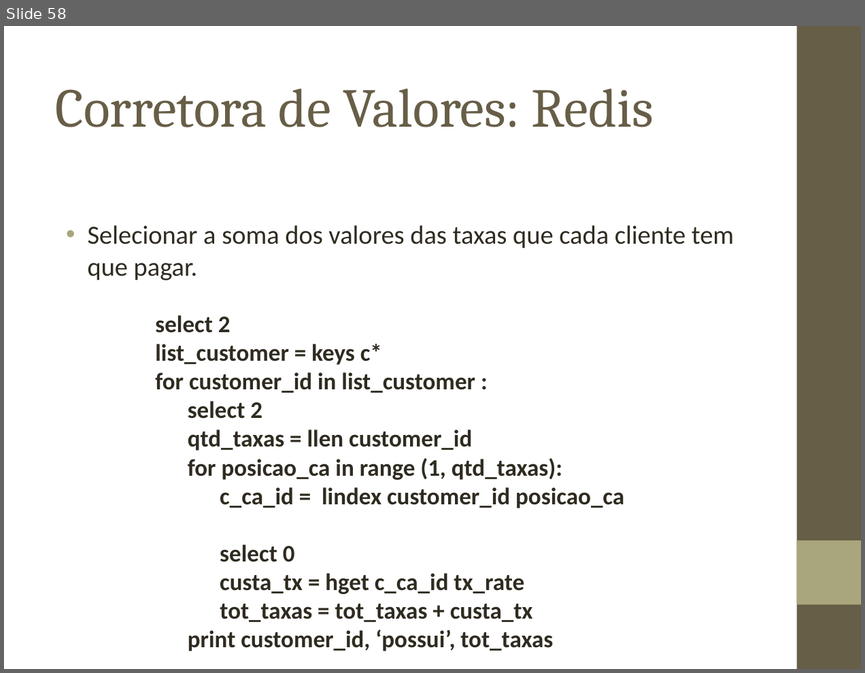
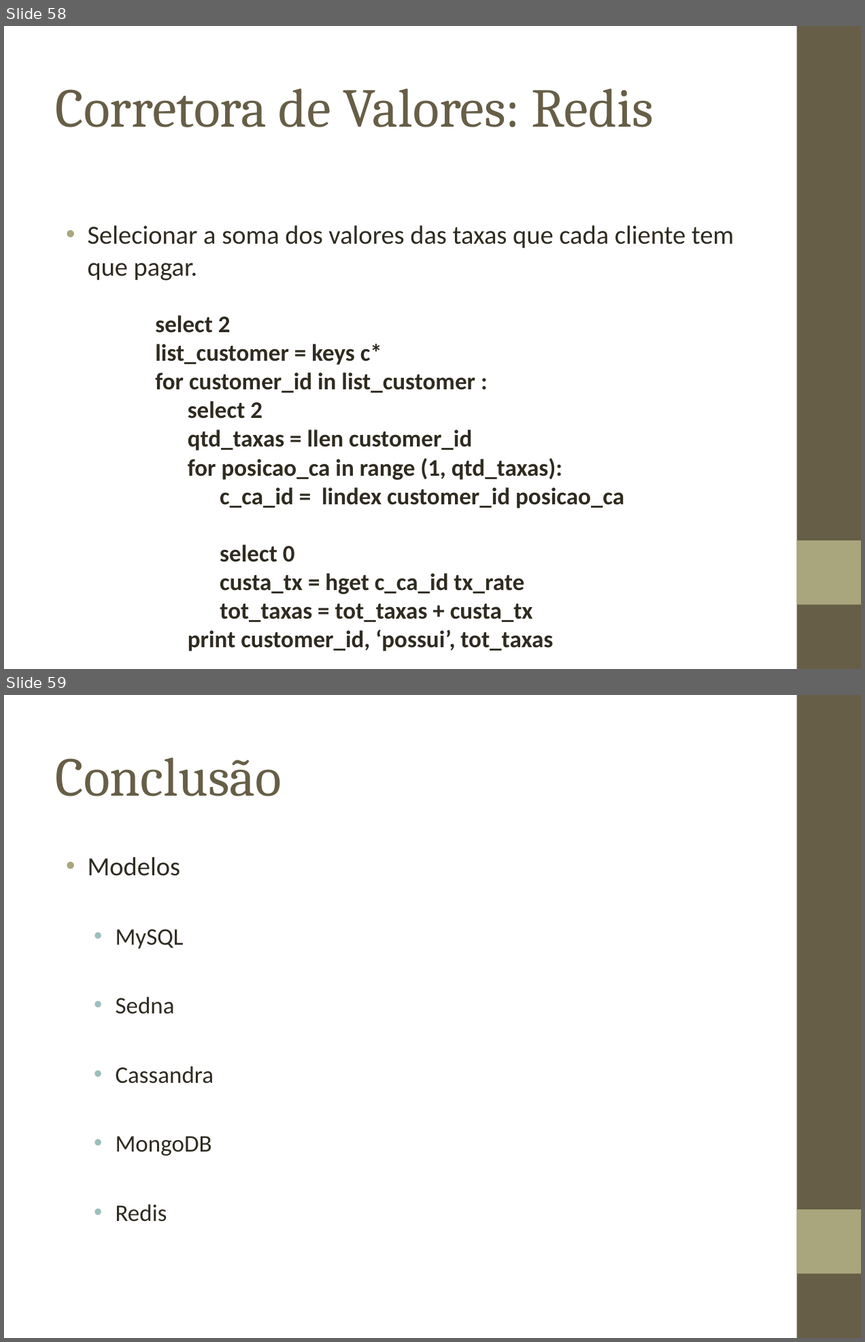
Before and after one commit to biacpaixao/Projeto_Final, a slide deck: apresentacao_projeto_final.ppt. Shown one above the other, each under a label of ours: slide 58 before the commit, slides 58 and 59 after it. The pictures are 865x673 and 865x1342 pixels, drawn with LibreOffice and Linux fonts; fonts in the diff are those of the drawing; background and template pictures are left out. Boxes give left, top, right and bottom in pixels: in the first picture for what was removed or moved away, otherwise in the second. Text is boxed around its words. In the diff, an @@ line names an element or a change of style, - is before the commit and + after.

```diff
--- a/apresentacao_projeto_final.ppt
+++ b/apresentacao_projeto_final.ppt
@@ slide 59 added at bbox=[4, 695, 861, 1338], background picture (left out); not listed: 2 template elements that a slide beside it also shows @@
@@ title added at bbox=[56, 758, 282, 796], 46 pt, text #675E47 @@
+Conclusão
@@ text added at bbox=[88, 857, 214, 1221], 20 pt, text #2F2B20 @@
+• Modelos
+  • MySQL
+  • Sedna
+  • Cassandra
+  • MongoDB
+  • Redis
```
Also in this commit, not shown: 10 slides changed, 1 slide removed.
